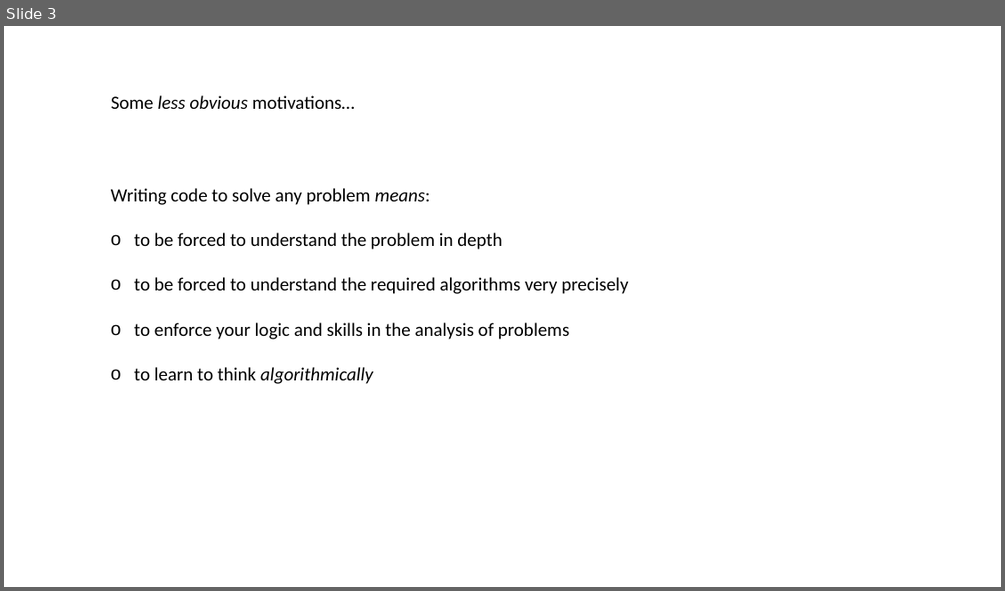
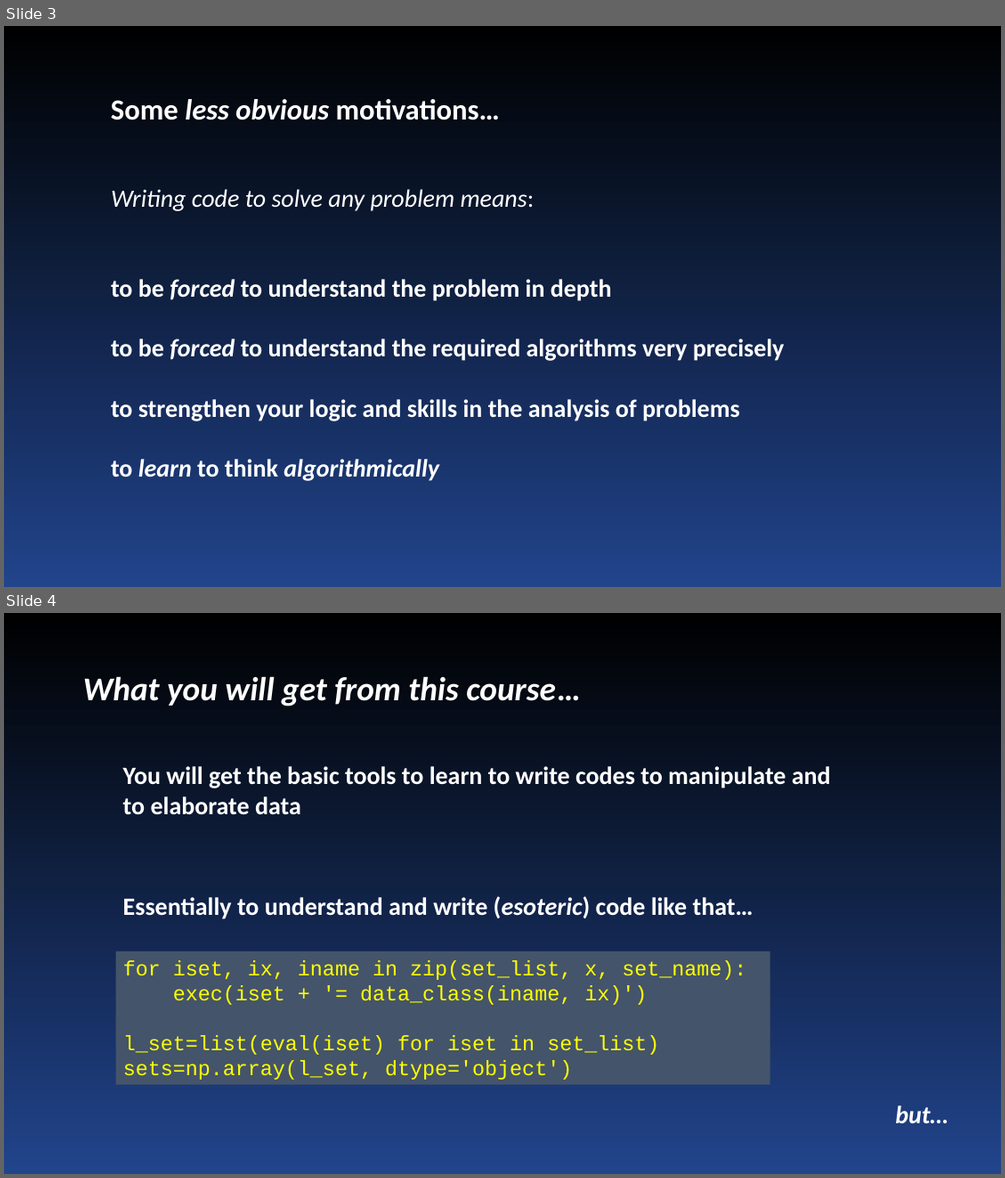
Before and after one commit to Mauro-Prencipe/Python_course_2022, a slide deck: Intro.pptx. Shown one above the other, each under a label of ours: slide 3 before the commit, slides 3 and 4 after it. The pictures are 1005x591 and 1005x1178 pixels, drawn with LibreOffice and Linux fonts; fonts in the diff are those of the drawing. Boxes give left, top, right and bottom in pixels: in the first picture for what was removed or moved away, otherwise in the second. Text is boxed around its words. In the diff, an @@ line names an element or a change of style, - is before the commit and + after.

```diff
--- a/Intro.pptx
+++ b/Intro.pptx
@@ slide 4 added at bbox=[4, 613, 1001, 1174], background gradient #000000 to #21448B @@
@@ text added at bbox=[83, 676, 580, 706], 32 pt, text #FFFFFF, bold, italic @@
+What you will get from this course…
@@ text added at bbox=[123, 766, 831, 815], 24 pt, text #FFFFFF, bold @@
+You will get the basic tools to learn to write codes to manipulate and to elaborate data
@@ text added at bbox=[123, 896, 753, 919], 24 pt, text #FFFFFF, bold @@
+Essentially to understand and write (esoteric) code like that…
@@ rectangle added at bbox=[115, 951, 769, 1084], fill #44546A, 20 pt, text #FFFF00 @@
+for iset, ix, iname in zip(set_list, x, set_name):
+exec(iset + '= data_class(iname, ix)')
+l_set=list(eval(iset) for iset in set_list)
+sets=np.array(l_set, dtype='object')
@@ text added at bbox=[895, 1105, 947, 1123], 24 pt, text #FFFFFF, bold, italic @@
+but…
@@ slide 3 changed as well @@
@@ background #FFFFFF to gradient #000000 to #21448B @@
@@ text "Some less obvious motivations…" at bbox=[111, 99, 500, 120]: size 18 to 28 pt, text colour #000000 to #FFFFFF, bold on @@
@@ text at bbox=[111, 189, 785, 481]: size 18 to 24 pt, text colour #000000 to #FFFFFF in "Writing code to solve any problem means:", "to be forced to understand the problem ...", "to be forced to understand the required ...", "to learn to think algorithmically"; italic on in "Writing code to solve any problem", "forced", "forced", "learn"; bold on in "to be forced to understand the problem ...", "to be forced to understand the required ...", "to learn to think algorithmically"; bullet o to none @@
@@ text at bbox=[111, 399, 740, 421]: text changed; size 18 to 24 pt; text colour #000000 to #FFFFFF; bold on @@
-o to enforce your logic and skills in the analysis of problems
+to strengthen your logic and skills in the analysis of problems
```
Also in this commit, not shown: 3 other slides changed, 6 other slides added, 1 other file.
